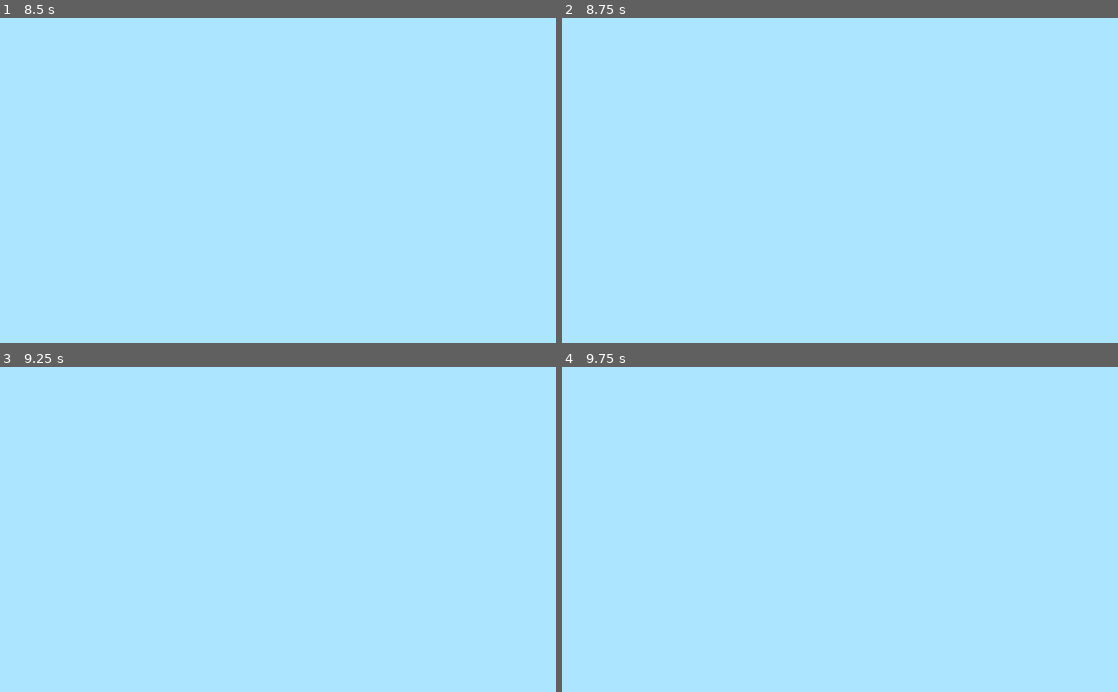
Above: before the commit, frames 1-4 (two rows, left to right).
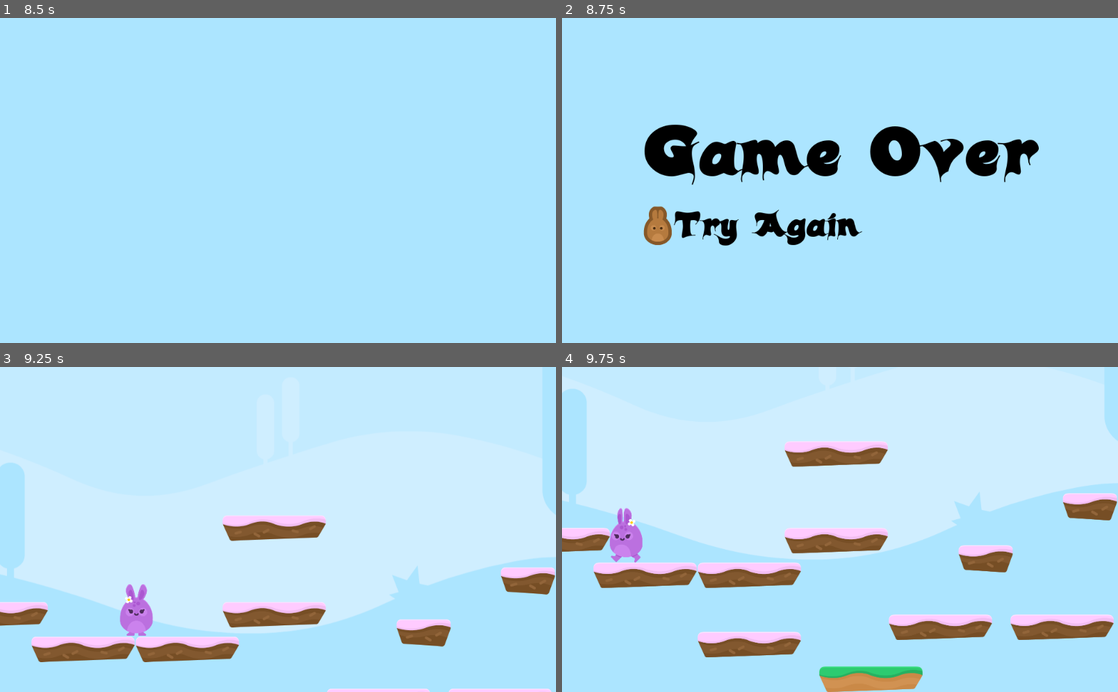
Above: after the commit, the same moments.

Repository: Roopaish/Godot-Game-Development
Game: Godot game, scene res://Levels/Level1.tscn
Same seed, same stepped clock (60 frames per second), same inputs: the game is played once before the commit and once after it.
Inputs (mouse positions are in pixels of both pictures, inside the frame that each line leads up to):
- Up to frame 1 (8.5 s): hold Right (right) 0.53-2.03 s; tap Up (jump) at 0.77, 1.52, 3.02, 3.77, 4.52, 6.02, 6.77, 7.52 s; hold Left (left) 2.03-4.28 s; hold Right (right) 4.28-8.03 s; hold Left (left) from 8.03 s (still down)
- Up to frame 2 (8.75 s): keep holding Left (left)
- Up to frame 3 (9.25 s): release Left (left) at 8.75 s; click (278, 575) at 8.75 s, where only the run after the commit has a clickable "Try Again"
- Up to frame 4 (9.75 s): hold Left (left) from 9.53 s (still down)

Frame 1 is identical in both runs. In frame 2, 7.6% of the frame differs, in the area x 14-86%, y 32-71%; in frame 3, 48%; in frame 4, 52%, in the area x 0-100%, y 0-100%.

Commit message:
game over screen

Diff:
--- /dev/null
+++ b/Hoppy Days/Levels/GameOver.gd
@@ -0,0 +1,4 @@
+extends Control
+
+func _on_RestartButton_pressed():
+	get_tree().change_scene("res://Levels/Level1.tscn")
--- /dev/null
+++ b/Hoppy Days/Levels/GameOver.tscn
@@ -0,0 +1,71 @@
+[gd_scene load_steps=7 format=2]
+
+[ext_resource path="res://GFX/Background/bg_layer1.png" type="Texture" id=1]
+[ext_resource path="res://Fonts/candles_.ttf" type="DynamicFontData" id=2]
+[ext_resource path="res://GFX/HUD/lifes.png" type="Texture" id=3]
+[ext_resource path="res://Levels/GameOver.gd" type="Script" id=4]
+
+[sub_resource type="DynamicFont" id=1]
+size = 128
+use_filter = true
+font_data = ExtResource( 2 )
+
+[sub_resource type="DynamicFont" id=2]
+size = 64
+font_data = ExtResource( 2 )
+
+[node name="GameOver" type="Control"]
+anchor_right = 1.0
+anchor_bottom = 1.0
+script = ExtResource( 4 )
+__meta__ = {
+"_edit_use_anchors_": false
+}
+
+[node name="TextureRect" type="TextureRect" parent="."]
+anchor_right = 1.0
+anchor_bottom = 1.0
+texture = ExtResource( 1 )
+expand = true
+__meta__ = {
+"_edit_use_anchors_": false
+}
+
+[node name="CenterContainer" type="CenterContainer" parent="."]
+anchor_right = 1.0
+anchor_bottom = 1.0
+
+[node name="VBoxContainer" type="VBoxContainer" parent="CenterContainer"]
+margin_left = 150.0
+margin_top = 180.0
+margin_right = 874.0
+margin_bottom = 419.0
+
+[node name="Label" type="Label" parent="CenterContainer/VBoxContainer"]
+margin_right = 724.0
+margin_bottom = 164.0
+custom_fonts/font = SubResource( 1 )
+custom_colors/font_color = Color( 0, 0, 0, 1 )
+text = "Game Over"
+
+[node name="RestartButton" type="TextureButton" parent="CenterContainer/VBoxContainer"]
+margin_top = 168.0
+margin_right = 724.0
+margin_bottom = 239.0
+texture_normal = ExtResource( 3 )
+__meta__ = {
+"_edit_use_anchors_": false
+}
+
+[node name="Label" type="Label" parent="CenterContainer/VBoxContainer/RestartButton"]
+margin_left = 56.0
+margin_right = 396.0
+margin_bottom = 82.0
+custom_fonts/font = SubResource( 2 )
+custom_colors/font_color = Color( 0, 0, 0, 1 )
+text = "Try Again"
+__meta__ = {
+"_edit_use_anchors_": false
+}
+
+[connection signal="pressed" from="CenterContainer/VBoxContainer/RestartButton" to="." method="_on_RestartButton_pressed"]
--- a/Hoppy Days/Player/Player.gd
+++ b/Hoppy Days/Player/Player.gd
@@ -6,6 +6,7 @@
 const GRAVITY = 150
 const UP = Vector2(0, -1) # To determine what is a floor, Vector2(0,0) is default which tells everything is a wall
 const JUMP_SPEED = 3500
+const WORLD_LIMIT = 4000
 
 signal animate
 
@@ -26,6 +27,8 @@
 
 # Keep on increasing down position(gravity or down speed), only if the sprite is not on the floor
 func apply_gravity():
+	if position.y > WORLD_LIMIT:
+		end_game()
 	if is_on_floor():
 		motion.y = 0
 	elif is_on_ceiling():
@@ -40,3 +43,6 @@
 # Playing animation based on movement
 func animate():
 	emit_signal("animate", motion)
+
+func end_game():
+	get_tree().change_scene("res://Levels/GameOver.tscn")
Not shown, changed: README.md
